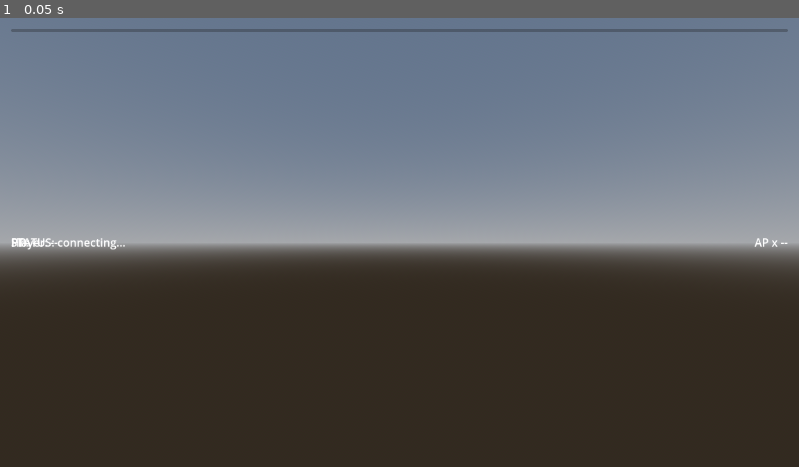
Above: before the commit, frame 1.
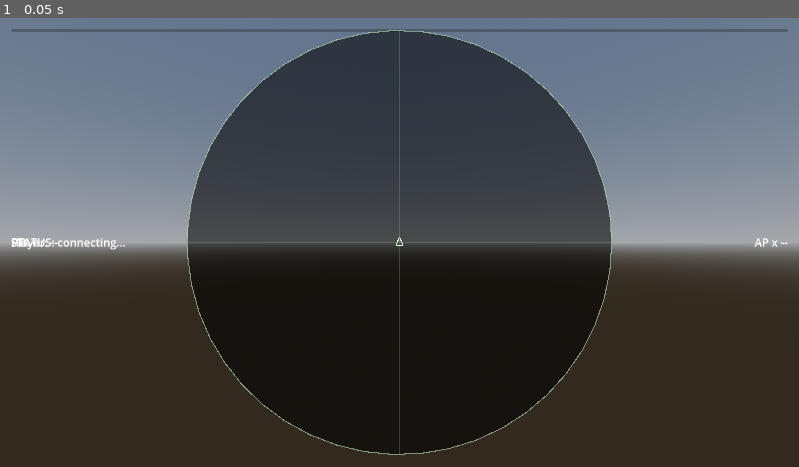
Above: after the commit, the same moment.

Repository: fqdeng/tank-war-world
Game: Godot game, scene res://client/main_client.tscn
Two runs of this game, one before a commit and one after it. Both use one fixed random seed, a clock stepped at 60 frames per second and the inputs below.
Inputs:
- Up to frame 1 (0.05 s): no input

The runs differ from the first frame. In frame 1, 39% of the frame differs, in the area x 23-77%, y 2-98%.
Error after the commit: Assertion failed: WS connect_to_url failed (err=1) (res://client/net/ws_client.gd:16)

Commit message:
feat: AI tracking with LOS check + bottom-left radar of recent shots
AI
- Find-visible-enemy replaces wallhack find-nearest. LOS check treats non-
  destroyed obstacles as circular blockers in xz plane.
- AI still engages, rotates turret, estimates ballistic pitch, fires on
  cooldown — but can no longer see through rocks/trees.

Radar
- Bottom-left 170x170 disk in BasicHUD (player's forward = up).
- ping_shot records shooter position + team + 5s expiry.
- Repeated shots by same shooter reset the 5s timer.
- Out-of-range blips clamp to edge for direction hint.

Diff:
--- a/client/hud/basic_hud.gd
+++ b/client/hud/basic_hud.gd
@@ -6,6 +6,7 @@
 @onready var _id: Label = $Container/IdLabel
 @onready var _ammo: Label = $Container/AmmoLabel
 @onready var _reload: ProgressBar = $Container/ReloadBar
+@onready var radar: Control = $Container/Radar
 
 func set_status(s: String) -> void:
     if _status:
--- a/client/hud/basic_hud.tscn
+++ b/client/hud/basic_hud.tscn
@@ -1,6 +1,7 @@
-[gd_scene load_steps=2 format=3]
+[gd_scene load_steps=3 format=3]
 
 [ext_resource type="Script" path="res://client/hud/basic_hud.gd" id="1"]
+[ext_resource type="Script" path="res://client/hud/radar.gd" id="2"]
 
 [node name="BasicHUD" type="CanvasLayer"]
 script = ExtResource("1")
@@ -56,3 +57,11 @@
 max_value = 1.0
 step = 0.01
 show_percentage = false
+
+[node name="Radar" type="Control" parent="Container"]
+anchor_top = 1.0
+anchor_bottom = 1.0
+offset_top = -186
+offset_right = 170
+offset_bottom = -16
+script = ExtResource("2")
--- /dev/null
+++ b/client/hud/radar.gd
@@ -0,0 +1,100 @@
+# client/hud/radar.gd
+extends Control
+
+const RADAR_RANGE_M: float = 350.0  # world radius shown on the radar
+const DOT_TTL_MS: int = 5000
+
+# shooter_id → {pos: Vector3, team: int, expires_ms: int}
+var _blips: Dictionary = {}
+
+# Set by owner each frame — local player's current world pos + yaw (for relative mapping).
+var _self_pos: Vector3 = Vector3.ZERO
+var _self_yaw: float = 0.0
+var _my_team: int = -1
+
+func set_self_pose(pos: Vector3, yaw: float) -> void:
+    _self_pos = pos
+    _self_yaw = yaw
+    queue_redraw()
+
+func set_my_team(team: int) -> void:
+    _my_team = team
+
+# Record / refresh a firing blip for `shooter_id`.
+func ping_shot(shooter_id: int, pos: Vector3, team: int) -> void:
+    _blips[shooter_id] = {
+        "pos": pos,
+        "team": team,
+        "expires_ms": Time.get_ticks_msec() + DOT_TTL_MS,
+    }
+    queue_redraw()
+
+func _process(_delta: float) -> void:
+    var now: int = Time.get_ticks_msec()
+    var expired: Array = []
+    for pid in _blips:
+        if int(_blips[pid]["expires_ms"]) <= now:
+            expired.append(pid)
+    if not expired.is_empty():
+        for pid in expired:
+            _blips.erase(pid)
+        queue_redraw()
+
+func _draw() -> void:
+    var w: float = size.x
+    var h: float = size.y
+    var cx: float = w * 0.5
+    var cy: float = h * 0.5
+    var radius: float = min(w, h) * 0.5 - 2.0
+
+    # Background disk + border
+    draw_circle(Vector2(cx, cy), radius, Color(0.0, 0.0, 0.0, 0.55))
+    draw_arc(Vector2(cx, cy), radius, 0.0, TAU, 48, Color(0.7, 0.85, 0.7, 0.65), 1.5)
+
+    # Crosshair through center
+    draw_line(Vector2(cx - radius, cy), Vector2(cx + radius, cy), Color(0.6, 0.8, 0.6, 0.25), 1.0)
+    draw_line(Vector2(cx, cy - radius), Vector2(cx, cy + radius), Color(0.6, 0.8, 0.6, 0.25), 1.0)
+
+    # Self marker (bright triangle pointing up = player's forward)
+    _draw_self_triangle(Vector2(cx, cy))
+
+    var now: int = Time.get_ticks_msec()
+    for pid in _blips:
+        var blip: Dictionary = _blips[pid]
+        var wp: Vector3 = blip["pos"]
+        var dx: float = wp.x - _self_pos.x
+        var dz: float = wp.z - _self_pos.z
+        var dist: float = sqrt(dx * dx + dz * dz)
+        if dist > RADAR_RANGE_M:
+            # Clamp to edge so you still see direction
+            var scale: float = RADAR_RANGE_M / max(dist, 0.001)
+            dx *= scale
+            dz *= scale
+            dist = RADAR_RANGE_M
+        # Rotate so player's forward is up on radar (player yaw 0 = facing -Z world)
+        var cy_rot: float = cos(-_self_yaw)
+        var sy_rot: float = sin(-_self_yaw)
+        var rx: float = dx * cy_rot - dz * sy_rot
+        var rz: float = dx * sy_rot + dz * cy_rot
+        # -Z in front → draw forward = up = -Y on screen
+        var px: float = cx + rx / RADAR_RANGE_M * radius
+        var py: float = cy + rz / RADAR_RANGE_M * radius
+        var team: int = int(blip["team"])
+        var col: Color
+        if team == _my_team:
+            col = Color(0.4, 0.75, 1.0, 1.0)
+        else:
+            col = Color(1.0, 0.35, 0.35, 1.0)
+        var remaining: float = float(int(blip["expires_ms"]) - now) / float(DOT_TTL_MS)
+        remaining = clamp(remaining, 0.0, 1.0)
+        col.a = 0.35 + 0.65 * remaining
+        draw_circle(Vector2(px, py), 4.0, col)
+
+func _draw_self_triangle(center: Vector2) -> void:
+    var up := Vector2(0, -8)
+    var left := Vector2(-5, 4)
+    var right := Vector2(5, 4)
+    var col := Color(0.9, 1.0, 0.9, 0.95)
+    draw_line(center + up, center + left, col, 1.5)
+    draw_line(center + left, center + right, col, 1.5)
+    draw_line(center + right, center + up, col, 1.5)
--- a/client/main_client.gd
+++ b/client/main_client.gd
@@ -126,6 +126,7 @@
     _input.set_enabled(true)
     _hud.set_status("CONNECTED")
     _hud.set_player_id(msg.player_id)
+    _hud.radar.set_my_team(msg.team)
 
 func _handle_snapshot(msg) -> void:
     var now_ms: int = Time.get_ticks_msec()
@@ -231,6 +232,10 @@
     _tanks[pid] = v
 
 func _handle_shell_spawned(msg) -> void:
+    # Radar ping: show the shooter's tank pos for 5s
+    if _hud != null and _tanks.has(msg.shooter_id):
+        var shooter = _tanks[msg.shooter_id]
+        _hud.radar.ping_shot(msg.shooter_id, shooter.position, shooter.team)
     var mesh := MeshInstance3D.new()
     var sm := SphereMesh.new()
     sm.radius = 0.2
@@ -311,9 +316,10 @@
     if _prediction != null and _tanks.has(_my_player_id):
         var s = _prediction.state()
         _tanks[_my_player_id].apply_predicted(s.pos, s.yaw, s.turret_yaw, s.gun_pitch, s.hp)
-        # Base HUD always shows ammo + reload
+        # Base HUD always shows ammo + reload + radar self pose
         _hud.set_ammo(s.ammo)
         _hud.set_reload(s.reload_remaining, Constants.TANK_RELOAD_S)
+        _hud.radar.set_self_pose(s.pos, s.yaw)
         # Scope overlay readings
         if _in_scope and _scope_cam != null:
             var reticle = _scope_overlay.get_node("Reticle")
--- a/server/ai/ai_brain.gd
+++ b/server/ai/ai_brain.gd
@@ -31,13 +31,23 @@
     var yaw_err: float = wrapf(desired_yaw - state.yaw, -PI, PI)
     var move_turn: float = clamp(yaw_err / 0.4, -1.0, 1.0)
     var move_forward: float = 1.0 if abs(yaw_err) < 1.2 else 0.0
-    # Fire blind along the body's forward direction, with a random pitch.
+
+    # Engage nearest enemy ONLY if line-of-sight is not blocked by an obstacle.
+    var target_id: int = _find_visible_enemy(state, world)
     var turret_yaw: float = 0.0
-    var gun_pitch: float = _rng.randf_range(deg_to_rad(1.0), deg_to_rad(10.0))
+    var gun_pitch: float = 0.0
     var fire_pressed: bool = false
-    if _fire_cooldown <= 0.0:
-        fire_pressed = true
-        _fire_cooldown = Constants.TANK_RELOAD_S + _rng.randf_range(1.0, 3.0)
+    if target_id != 0:
+        var target = world.tanks[target_id]
+        var to_t: Vector3 = target.pos - state.pos
+        var horiz_dist: float = sqrt(to_t.x * to_t.x + to_t.z * to_t.z)
+        var world_turret_yaw: float = atan2(-to_t.x, -to_t.z)
+        turret_yaw = wrapf(world_turret_yaw - state.yaw, -PI, PI)
+        gun_pitch = clamp(_estimate_pitch(horiz_dist, to_t.y), deg_to_rad(-5.0), deg_to_rad(18.0))
+        var aim_err: float = abs(wrapf(world_turret_yaw - (state.yaw + turret_yaw), -PI, PI))
+        if aim_err < 0.06 and _fire_cooldown <= 0.0:
+            fire_pressed = true
+            _fire_cooldown = Constants.TANK_RELOAD_S + _rng.randf_range(0.3, 1.0)
     return {
         "move_forward": move_forward,
         "move_turn": move_turn,
@@ -47,6 +57,69 @@
         "tick": 0,
     }
 
+# Closest enemy tank with clear line-of-sight (no obstacle blocking xz line).
+func _find_visible_enemy(state: TankState, world) -> int:
+    var best_id: int = 0
+    var best_d2: float = INF
+    var max_engage_sq: float = 600.0 * 600.0
+    for pid in world.tanks:
+        if pid == state.player_id:
+            continue
+        var other = world.tanks[pid]
+        if not other.alive or other.team == state.team:
+            continue
+        var dx: float = other.pos.x - state.pos.x
+        var dz: float = other.pos.z - state.pos.z
+        var d2: float = dx * dx + dz * dz
+        if d2 > max_engage_sq or d2 >= best_d2:
+            continue
+        if not _has_los(state.pos, other.pos, world):
+            continue
+        best_d2 = d2
+        best_id = pid
+    return best_id
+
+# True when no non-destroyed obstacle intersects the xz line between `from` and `to`.
+func _has_los(from: Vector3, to: Vector3, world) -> bool:
+    var dx: float = to.x - from.x
+    var dz: float = to.z - from.z
+    var len_sq: float = dx * dx + dz * dz
+    if len_sq < 0.01:
+        return true
+    for o in world.obstacles:
+        if world.is_obstacle_destroyed(o.id):
+            continue
+        var r: float = _obstacle_radius(o.kind)
+        var ox: float = o.pos.x - from.x
+        var oz: float = o.pos.z - from.z
+        var dot: float = ox * dx + oz * dz
+        if dot < 0.0 or dot > len_sq:
+            continue
+        var t: float = dot / len_sq
+        var px: float = ox - dx * t
+        var pz: float = oz - dz * t
+        if px * px + pz * pz < r * r:
+            return false
+    return true
+
+func _obstacle_radius(kind: int) -> float:
+    match kind:
+        0: return Constants.OBSTACLE_RADIUS_SMALL_ROCK
+        1: return Constants.OBSTACLE_RADIUS_LARGE_ROCK
+        2: return Constants.OBSTACLE_RADIUS_TREE
+    return 1.0
+
+func _estimate_pitch(horiz_dist: float, dy: float) -> float:
+    var v: float = Constants.SHELL_INITIAL_SPEED
+    var g: float = Constants.GRAVITY
+    var s: float = g * horiz_dist / (v * v)
+    if s >= 1.0:
+        return deg_to_rad(18.0)
+    var pitch: float = 0.5 * asin(s)
+    if abs(dy) > 1.0:
+        pitch += atan2(dy, horiz_dist) * 0.5
+    return pitch
+
 func _pick_new_waypoint(world) -> void:
     var margin: float = Constants.PLAYABLE_MARGIN_M + 20.0
     var size: float = float(world.terrain_size)
